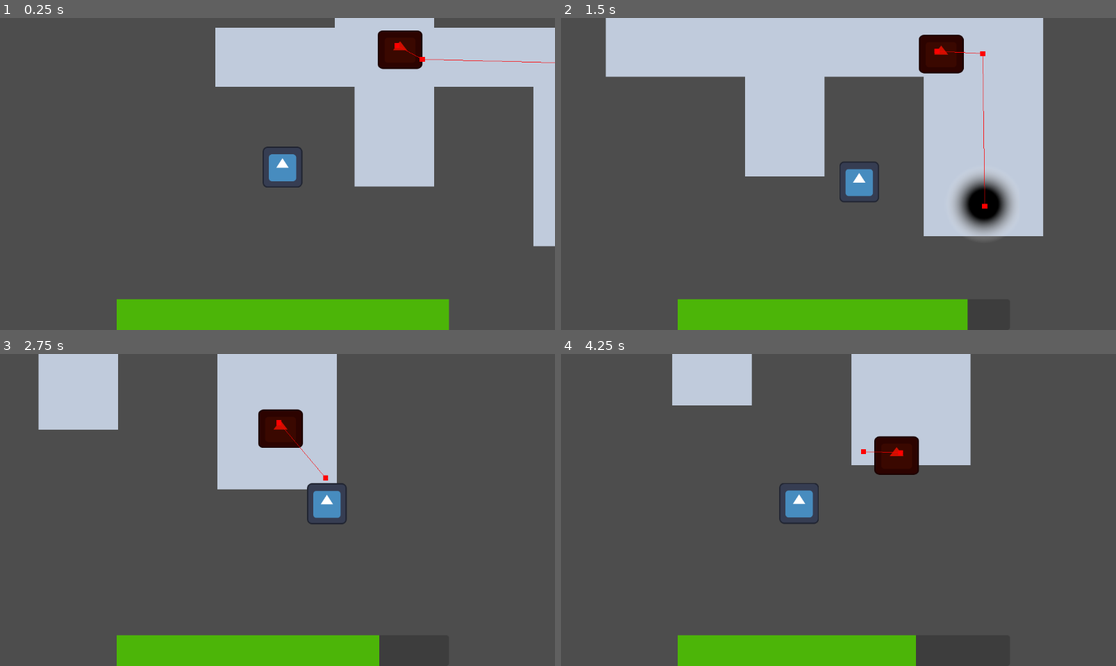
Above: before the commit, frames 1-4 (two rows, left to right).
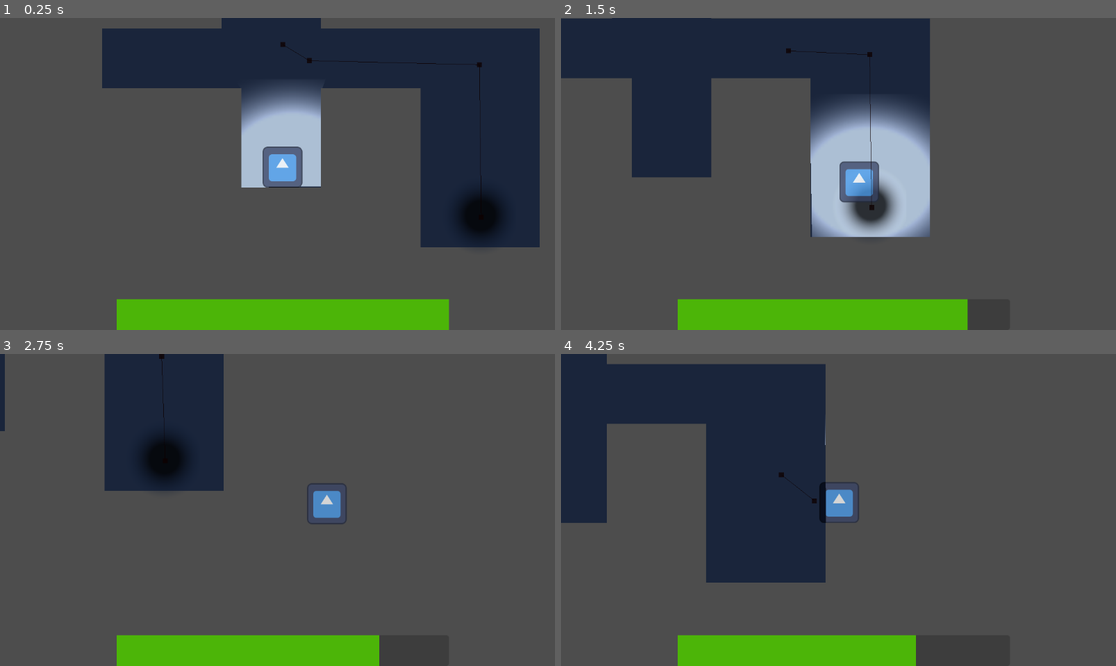
Above: after the commit, the same moments.

Repository: AndresLopez28C/pruebas
Game: Godot game, scene res://Escenas/mundo.tscn
The game is run twice, just before and just after one commit, with the same random seed, the same clock (stepped at 60 frames per second) and the same inputs. The engine's default icon, where the game draws it, is replaced by a stand-in: a white triangle on a blue panel in a dark square.
Inputs:
- Up to frame 1 (0.25 s): no input
- Up to frame 2 (1.5 s): hold D (Derecha) 0.53-1.28 s; hold Shift (Correr) 0.53-1.28 s; hold S (Abajo) from 1.28 s (still down); tap E (Usar) at 1.35 s
- Up to frame 3 (2.75 s): release S (Abajo) at 2.03 s; hold D (Derecha) from 2.03 s (still down); hold Shift (Correr) from 2.03 s (still down)
- Up to frame 4 (4.25 s): release D (Derecha) at 2.78 s; release Shift (Correr) at 2.78 s; hold W (Arriba) 2.78-3.53 s; tap E (Usar) at 2.85 s; hold A (Izquierda) from 3.53 s (still down); hold Shift (Correr) from 3.53 s (still down)

The runs differ from the first frame. In frame 1, 37% of the frame differs, in the area x 18-100%, y 0-74%; in frame 2, 45%, in the area x 0-87%, y 0-71%; in frame 3, 21%; in frame 4, 32%.

Commit message:
Mejoras luz mapa

Diff:
--- a/Escenas/componente_interactuar.tscn
+++ b/Escenas/componente_interactuar.tscn
@@ -16,7 +16,6 @@
 shape = SubResource("CircleShape2D_nxtp6")
 
 [node name="TextoInt" type="Label" parent="."]
-z_index = 10
 anchors_preset = 8
 anchor_left = 0.5
 anchor_top = 0.5
@@ -28,8 +27,7 @@
 offset_bottom = -48.0
 grow_horizontal = 2
 grow_vertical = 2
-text = "E para usar
-"
+text = "Presiona E para usar"
 
 [connection signal="area_entered" from="RangoIntera" to="." method="_on_rango_intera_area_entered"]
 [connection signal="area_exited" from="RangoIntera" to="." method="_on_rango_intera_area_exited"]
--- a/Escenas/enemigo.tscn
+++ b/Escenas/enemigo.tscn
@@ -1,19 +1,24 @@
-[gd_scene load_steps=5 format=3 uid="uid://ca5ncqt5aku8j"]
+[gd_scene load_steps=7 format=3 uid="uid://ca5ncqt5aku8j"]
 
 [ext_resource type="Texture2D" uid="uid://dcgrend4c2of7" path="res://icon.svg" id="1_j1alj"]
 [ext_resource type="Script" path="res://Scripts/enemigo.gd" id="1_nx13u"]
+[ext_resource type="AudioStream" uid="uid://28vwi7heqpm8" path="res://Audio/Sonidos FX/Susto.mp3" id="3_3yy5h"]
+
+[sub_resource type="CanvasItemMaterial" id="CanvasItemMaterial_8iwqh"]
+light_mode = 2
 
 [sub_resource type="RectangleShape2D" id="RectangleShape2D_0np0e"]
 size = Vector2(49, 47.5)
 
 [sub_resource type="CircleShape2D" id="CircleShape2D_1n465"]
-radius = 64.0078
+radius = 62.0081
 
 [node name="Enemigo" type="CharacterBody2D"]
 script = ExtResource("1_nx13u")
 
 [node name="Sprite2D" type="Sprite2D" parent="."]
 modulate = Color(0.814176, 0.0604016, 1.15514e-06, 1)
+material = SubResource("CanvasItemMaterial_8iwqh")
 position = Vector2(0, 2)
 scale = Vector2(0.28125, 0.242188)
 texture = ExtResource("1_j1alj")
@@ -30,8 +35,12 @@
 collision_layer = 4
 collision_mask = 2
 
-[node name="CollisionShape2D" type="CollisionShape2D" parent="AreaPerseguir"]
+[node name="CirculoSeguir" type="CollisionShape2D" parent="AreaPerseguir"]
 shape = SubResource("CircleShape2D_1n465")
 debug_color = Color(0.634942, 0.52737, 0, 0.42)
 
+[node name="Sorpresa" type="AudioStreamPlayer" parent="."]
+stream = ExtResource("3_3yy5h")
+
 [connection signal="body_entered" from="AreaPerseguir" to="." method="_on_area_perseguir_body_entered"]
+[connection signal="body_exited" from="AreaPerseguir" to="." method="_on_area_perseguir_body_exited"]
--- a/Escenas/mundo.tscn
+++ b/Escenas/mundo.tscn
@@ -17,8 +17,7 @@
 [sub_resource type="GradientTexture2D" id="GradientTexture2D_kdjpc"]
 gradient = SubResource("Gradient_urcy2")
 fill = 1
-fill_from = Vector2(0.576687, 0.610429)
-fill_to = Vector2(0.834356, 0.156442)
+fill_from = Vector2(0.5, 0.5)
 
 [sub_resource type="TileSetAtlasSource" id="TileSetAtlasSource_dkwr7"]
 texture = ExtResource("2_im4mv")
@@ -176,6 +175,12 @@
 [sub_resource type="OccluderPolygon2D" id="OccluderPolygon2D_rv3tp"]
 polygon = PackedVector2Array(62, 63, 79, 63, 79, 15, 16, 17, 17, 63, 51, 64, 49, 51, 60, 50)
 
+[sub_resource type="OccluderPolygon2D" id="OccluderPolygon2D_gdbgy"]
+polygon = PackedVector2Array(269, 427, 159, 425, 157, 508, 274, 507)
+
+[sub_resource type="OccluderPolygon2D" id="OccluderPolygon2D_ye848"]
+polygon = PackedVector2Array(370, 450, 370, 433, 415, 433, 417, 560, 513, 560, 511, 383, 336, 385, 335, 287, 175, 287, 175, 335, 254, 337, 255, 383, 160, 384, 159, 432, 271, 431, 272, 512, 337, 511, 337, 432, 366, 432, 364, 530, 121, 529, 125, 249, 556, 257, 552, 578, 378, 571)
+
 [sub_resource type="Gradient" id="Gradient_gbxr5"]
 offsets = PackedFloat32Array(0.304348, 1)
 colors = PackedColorArray(1, 1, 0.266667, 1, 0, 0, 0, 0)
@@ -205,21 +210,55 @@
 polygons = Array[PackedInt32Array]([PackedInt32Array(0, 1, 2, 3), PackedInt32Array(4, 5, 6, 7), PackedInt32Array(8, 4, 7, 0), PackedInt32Array(9, 10, 11, 12), PackedInt32Array(13, 12, 11, 8, 0, 3), PackedInt32Array(13, 3, 14, 15)])
 outlines = Array[PackedVector2Array]([PackedVector2Array(336, 287, 175, 288, 176, 332, 258, 335, 256, 382, 161, 386, 160, 429, 274, 436, 272, 509, 336, 514, 335, 431, 414, 434, 416, 557, 513, 559, 513, 388, 338, 385)])
 
+[sub_resource type="Animation" id="Animation_5ydlh"]
+resource_name = "Audio_Salida"
+tracks/0/type = "value"
+tracks/0/imported = false
+tracks/0/enabled = true
+tracks/0/path = NodePath("Musica:volume_db")
+tracks/0/interp = 1
+tracks/0/loop_wrap = true
+tracks/0/keys = {
+"times": PackedFloat32Array(0, 0.5, 1),
+"transitions": PackedFloat32Array(1, 1, 1),
+"update": 0,
+"values": [0.0, -19.81, -30.97]
+}
+
+[sub_resource type="Animation" id="Animation_xb8vu"]
+length = 0.001
+tracks/0/type = "value"
+tracks/0/imported = false
+tracks/0/enabled = true
+tracks/0/path = NodePath("Musica:volume_db")
+tracks/0/interp = 1
+tracks/0/loop_wrap = true
+tracks/0/keys = {
+"times": PackedFloat32Array(0),
+"transitions": PackedFloat32Array(1),
+"update": 0,
+"values": [0.0]
+}
+
+[sub_resource type="AnimationLibrary" id="AnimationLibrary_57e31"]
+_data = {
+"Audio_Salida": SubResource("Animation_5ydlh"),
+"RESET": SubResource("Animation_xb8vu")
+}
+
 [node name="Mundo" type="Node2D"]
 script = ExtResource("1_fdxpb")
 
 [node name="Oscuridad" type="CanvasModulate" parent="."]
-visible = false
 z_index = -1
 color = Color(0.0532495, 0.121623, 0.242064, 0.756863)
 
 [node name="Jugador" parent="." instance=ExtResource("1_e102q")]
-position = Vector2(216, 495)
+position = Vector2(307, 494)
 
 [node name="PointLight2D" type="PointLight2D" parent="Jugador"]
-visible = false
-position = Vector2(-10, -13)
-scale = Vector2(1.58398, 1.73438)
+position = Vector2(5.99999, 1.99999)
+scale = Vector2(2.62012, 2.24219)
 shadow_enabled = true
 texture = SubResource("GradientTexture2D_kdjpc")
 
@@ -240,6 +279,15 @@
 [node name="LightOccluder2D" type="LightOccluder2D" parent="."]
 occluder = SubResource("OccluderPolygon2D_rv3tp")
 
+[node name="Sombras" type="Node" parent="."]
+
+[node name="LightOccluder2D" type="LightOccluder2D" parent="Sombras"]
+position = Vector2(-3, 8)
+occluder = SubResource("OccluderPolygon2D_gdbgy")
+
+[node name="LightOccluder2D2" type="LightOccluder2D" parent="Sombras"]
+occluder = SubResource("OccluderPolygon2D_ye848")
+
 [node name="PointLight2D" type="PointLight2D" parent="."]
 visible = false
 position = Vector2(54, 48)
@@ -248,7 +296,6 @@
 
 [node name="Musica" type="AudioStreamPlayer" parent="."]
 stream = ExtResource("7_a1emt")
-volume_db = -8.723
 autoplay = true
 
 [node name="Lampara" parent="." instance=ExtResource("8_6ms2k")]
@@ -283,7 +330,12 @@
 navigation_polygon = SubResource("NavigationPolygon_vc2tx")
 
 [node name="Enemigo" parent="NavigationRegion2D" node_paths=PackedStringArray("objetivo") instance=ExtResource("6_12l47")]
-position = Vector2(296, 391)
+position = Vector2(299, 391)
 objetivo = NodePath("../../Objetivo")
 
+[node name="AnimationPlayer" type="AnimationPlayer" parent="."]
+libraries = {
+"": SubResource("AnimationLibrary_57e31")
+}
+
 [connection signal="body_entered" from="Objetivo/Area2D" to="Objetivo" method="_on_area_2d_body_entered"]
--- a/Escenas/ui.tscn
+++ b/Escenas/ui.tscn
@@ -21,6 +21,21 @@
 "values": [Vector2(256, 674), Vector2(256, 256), Vector2(256, 132), Vector2(256, 82)]
 }
 
+[sub_resource type="Animation" id="Animation_3j35m"]
+resource_name = "Ocultar_tracker"
+tracks/0/type = "value"
+tracks/0/imported = false
+tracks/0/enabled = true
+tracks/0/path = NodePath("Tracker:position")
+tracks/0/interp = 1
+tracks/0/loop_wrap = true
+tracks/0/keys = {
+"times": PackedFloat32Array(0, 0.3, 0.6, 1),
+"transitions": PackedFloat32Array(1, 1, 1, 1),
+"update": 0,
+"values": [Vector2(256, 82), Vector2(256, 132), Vector2(256, 256), Vector2(256, 674)]
+}
+
 [sub_resource type="Animation" id="Animation_j7u60"]
 length = 0.001
 tracks/0/type = "value"
@@ -34,21 +49,6 @@
 "transitions": PackedFloat32Array(1),
 "update": 0,
 "values": [Vector2(264, 674)]
-}
-
-[sub_resource type="Animation" id="Animation_3j35m"]
-resource_name = "Ocultar_tracker"
-tracks/0/type = "value"
-tracks/0/imported = false
-tracks/0/enabled = true
-tracks/0/path = NodePath("Tracker:position")
-tracks/0/interp = 1
-tracks/0/loop_wrap = true
-tracks/0/keys = {
-"times": PackedFloat32Array(0, 0.3, 0.6, 1),
-"transitions": PackedFloat32Array(1, 1, 1, 1),
-"update": 0,
-"values": [Vector2(256, 82), Vector2(256, 132), Vector2(256, 256), Vector2(256, 674)]
 }
 
 [sub_resource type="AnimationLibrary" id="AnimationLibrary_b1vda"]
--- a/Scripts/enemigo.gd
+++ b/Scripts/enemigo.gd
@@ -2,8 +2,8 @@
 class_name enemigoCL
 @onready var agentenav: NavigationAgent2D = $NavigationAgent2D
 @export var objetivo : Node2D
-const speed = 100
-const accel = 7
+const speed = 80
+const accel = 5
 func _ready() -> void:
 	get_node("../../UI/Tracker").add_enemy(self)
 
@@ -18,5 +18,12 @@
 
 func _on_area_perseguir_body_entered(body: Node2D) -> void:
 	if body is JugadorOB:
-		print("Entro jugador en rango")
+		$AreaPerseguir/CirculoSeguir.scale = Vector2(1.5,1.5)
+		$Sorpresa.play()
 		objetivo = get_node("../../Jugador")
+
+
+func _on_area_perseguir_body_exited(body: Node2D) -> void:
+	if body is JugadorOB:
+		$AreaPerseguir/CirculoSeguir.scale = Vector2(1,1)
+		objetivo = get_node("../../Objetivo")
--- a/Scripts/jugador.gd
+++ b/Scripts/jugador.gd
@@ -1,6 +1,6 @@
 extends CharacterBody2D
 class_name JugadorOB
-var velocidad = 100
+var velocidad = 80
 var control : bool = true
 var cansado : bool = false
 
--- a/Scripts/tracker.gd
+++ b/Scripts/tracker.gd
@@ -2,7 +2,7 @@
 
 const MAX_BLIPS := 15 # Maximum blips that can be displayed at one time. Set the MAX_BLIPS constant in the shader to the same value.
 const MAX_PULSE := 2.0 # How far the pulse will go until it resets. The edge of the tracker is 1.0.
-const PULSE_SPEED := 1.0 # How fast the pulse moves, e.g 1.0 = one second to reach edge of tracker, 2.0 = half a second and so on.
+const PULSE_SPEED := 1.2 # How fast the pulse moves, e.g 1.0 = one second to reach edge of tracker, 2.0 = half a second and so on.
 const SCALE := 400.0 # How many pixels in global space the tracker's radius equals.
 const BLIP_PARKED_POS := Vector2(2.0, 2.0) # Where unused blips are 'parked' out of view.
 var pulse := MAX_PULSE
Not shown, added: Audio/Sonidos FX/Susto.mp3.import
Not shown: 1 places in Escenas/mundo.tscn that only renumber resources
Not shown, added: Audio/Sonidos FX/Susto.mp3
